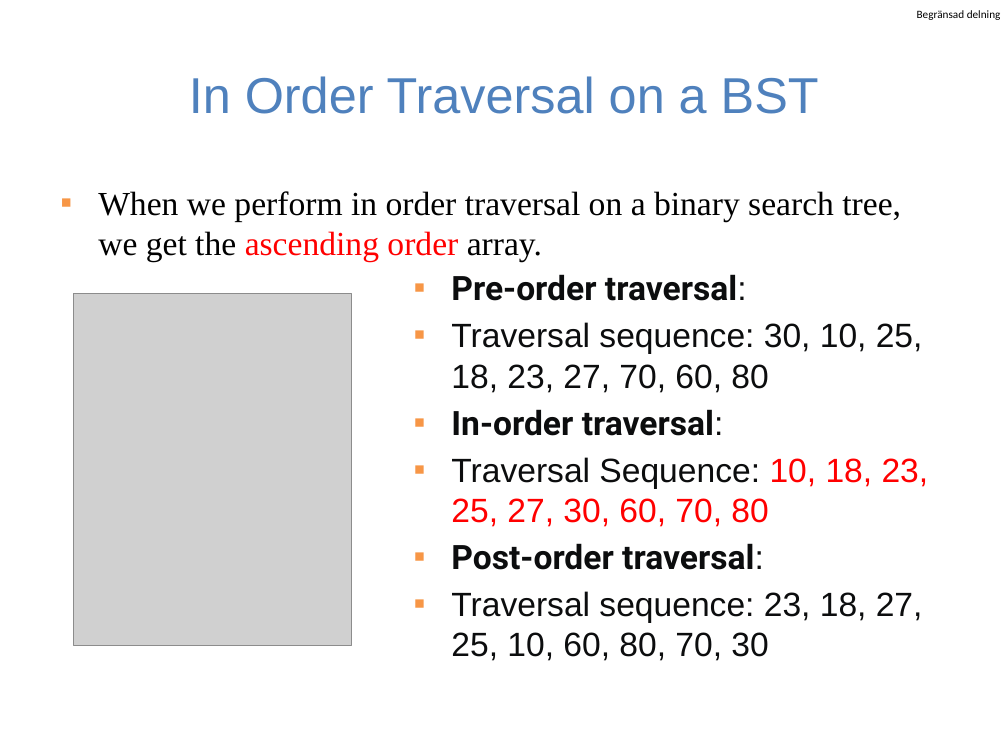
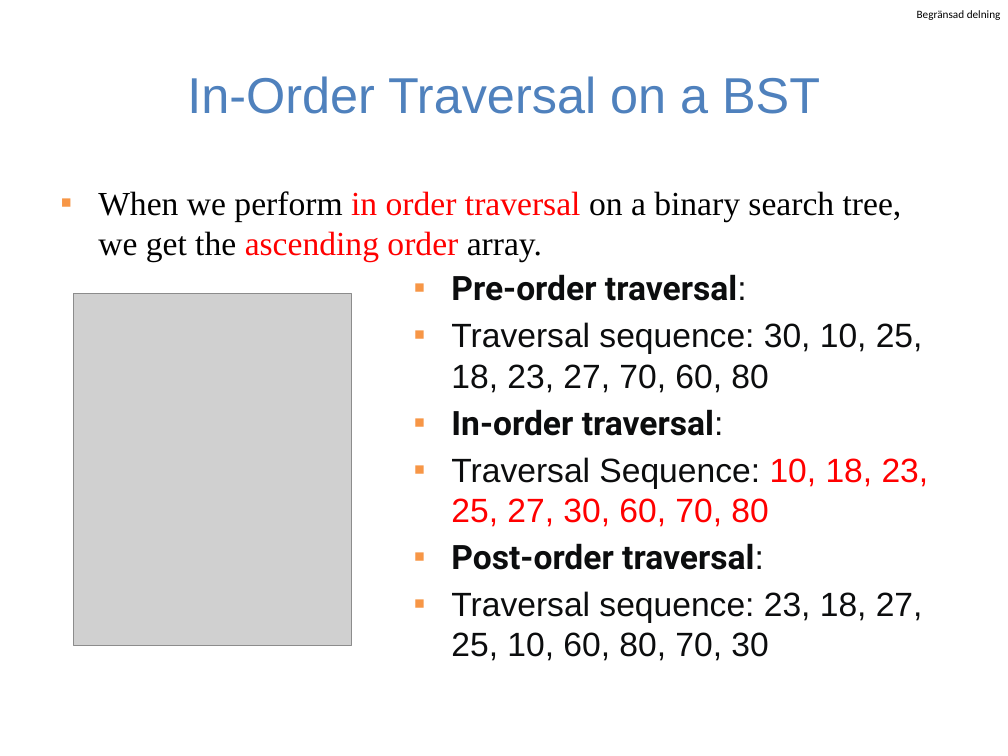
Before and after one commit to guhofstra/CSC111Fa25, a slide deck: slide 39 of PPTs/Lecture 8-binary search tree and trie.pptx (slide 38 before the commit). Drawn at 1008x756 pixels with LibreOffice and Linux fonts; fonts in the diff are those of the drawing; grey boxes stand for pictures. Boxes give left, top, right and bottom in pixels: in the first picture for what was removed or moved away, otherwise in the second. Text is boxed around its words. In the diff, an @@ line names an element or a change of style, - is before the commit and + after.

```diff
--- a/PPTs/Lecture 8-binary search tree and trie.pptx
+++ b/PPTs/Lecture 8-binary search tree and trie.pptx
@@ title at [187, 76, 820, 114]: text changed @@
-In Order Traversal on a BST
+In-Order Traversal on a BST
@@ text "When we perform in order ..." at [98, 191, 902, 261]: text colour #000000 to #FF0000 in "in order traversal" @@
```
Also in this commit, not shown: 2 slides added, 1 other file.
